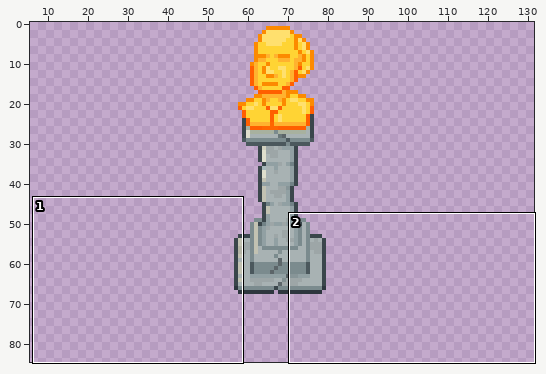
A pixel-art file gets an edit: Assets/Tale and Ale Resources/Events/Golden Shrine.aseprite. The picture above shows the old version from afar; the outline marks the close-up.
Close-up. Before:
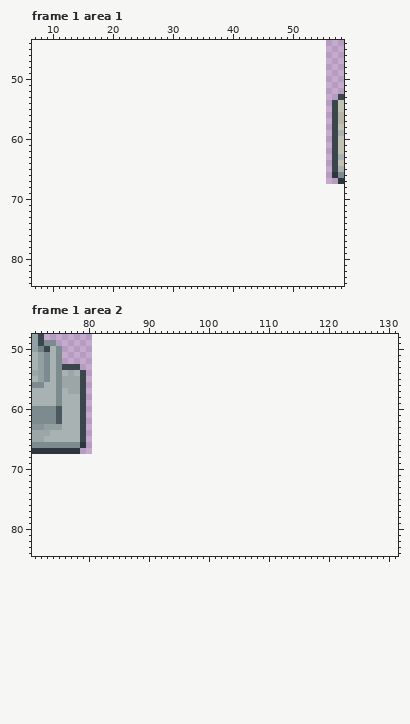
25x68 pixels, 7 frames. Colours within 5 levels of each other are drawn and written as one. Shown: frame 1 area 1: x 7..58, y 44..84; frame 1 area 2: x 71..131, y 48..84. The old version is drawn lined up with the new one, on the new canvas. The wide view leaves out empty margins. The commit also changed other frames or places, which this record leaves out.
The result:
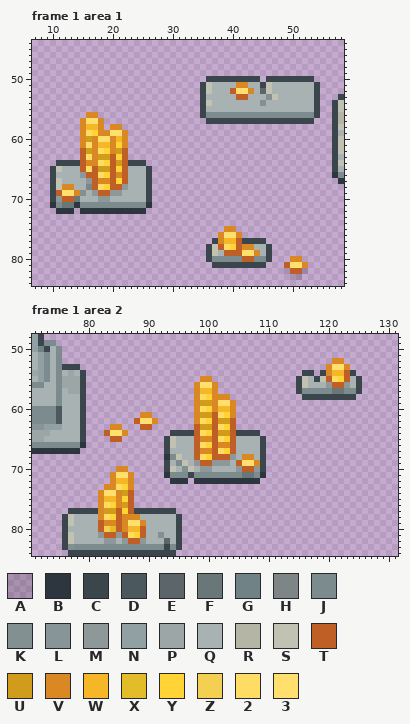
Palette (. is transparent): A #00000026  B #2d363e  C #3a464b  D #4b585d  E #5c6569  F #697779  G #718286  H #7e8587  J #7b8b8e  K #829092  L #879598  M #8f9899  N #91a0a3  P #9da6a7  Q #a8b2b3  R #b5b5a6  S #c2c2b2  T #bf5f25  U #d19b1b  V #da8823  W #f5b727  X #e3bc2a  Y #ffd434  Z #f3d052  2 #ffdd64  3 #ffe06e
Change:
canvas 25x68 -> 132x85, the old top-left corner now at 56,0
Frame 1 area 1:
y 50: x 36..44 ......... -> CCCCCCCCC; x 46..53 ........ -> CCCCCCCC
y 51: x 35..54 .................... -> CSQQQQVVQQCSQQQQQQQC
y 52: x 35..54 .................... -> CSQQQT33VQESQQQQQQQC
y 53: x 35..54 .................... -> CQQQQQTTQQQKSQQQQQQC
y 54: x 35..54 .................... -> CSQQQQQQQQKQQQQQQQQC
y 55: x 35..54 .................... -> CQQQQQQQQQQQQQQQQQQC
y 56: x 16..17 .. -> VV; x 35..54 .................... -> CJJJJJJJJJJJJJJJJJJC
y 57: x 15..18 .... -> V33V; x 36..53 .................. -> CCCCCCCCCCCCCCCCCC
y 58: x 15..18 .... -> VWWV; x 20..21 .. -> VV
y 59: x 15..22 ........ -> V2YVV33V
y 60: x 15..22 ........ -> VUV33VWV
y 61: x 15..22 ........ -> V2VWWVYV
y 62: x 15..22 ........ -> TUV2YVUT
y 63: x 15..22 ........ -> T2VUUTYT
y 64: x 11..25 ............... -> CCCCTVV2YTUTCCC
y 65: x 10..26 ................. -> CSQQQT2TUUTYTQQQC
y 66: x 10..26 ................. -> CQQQQMTT2YTVTQQQC
y 67: x 10..26 ................. -> CSQQQQMTVVTYTQQQC
y 68: x 10..26 ................. -> CSVVQQHT2YTTMQQQC
y 69: x 10..26 ................. -> CT33VKQMTTMMQQQQC
y 70: x 10..26 ................. -> CMTTFQQQMMQQQQQQC
y 71: x 10..26 ................. -> BJFFBJJJJJJJJJJJB
y 72: x 11..13 ... -> BBB; x 15..25 ........... -> BBBBBBBBBBB
y 75: x 39..40 .. -> VV
y 76: x 38..41 .... -> V33V
y 77: x 37..45 ......... -> CVWWTCCCC
y 78: x 36..46 ........... -> CST2YTVVQQC
y 79: x 36..46 ........... -> CSQTTT33VQC
y 80: x 36..46 ........... -> CJJJJJTTJJC; x 50..51 .. -> VV
y 81: x 37..45 ......... -> CCCCCCCCC; x 49..52 .... -> T33V
y 82: x 49..52 .... -> ATTA
y 83: x 50..51 .. -> AA
Frame 1 area 2:
y 52: x 121..122 .. -> VV
y 53: x 120..123 .... -> V33V
y 54: x 116..117 .. -> CC; x 119..124 ...... -> CVWWTC
y 55: x 99..100 .. -> VV; x 115..125 ........... -> CSQCST2YTQC
y 56: x 98..101 .... -> V33V; x 115..125 ........... -> CSQQQMTTMQC
y 57: x 98..101 .... -> VWWV; x 115..125 ........... -> CJJJJJFFJJC
y 58: x 98..103 ...... -> V2YVVV; x 116..124 ......... -> CCCCCCCCC
y 59: x 98..104 ....... -> VUUV33V
y 60: x 98..104 ....... -> V2YVWWV
y 61: x 89..90 .. -> VV; x 98..104 ....... -> VUUT2YV
y 62: x 88..91 .... -> T33V; x 98..104 ....... -> V2YTUUT
y 63: x 84..85 .. -> VV; x 89..90 .. -> TT; x 98..104 ....... -> TUUT2YT
y 64: x 83..86 .... -> T33V; x 94..108 ............... -> CCCCT2YTUUTCCCC
y 65: x 84..85 .. -> TT; x 93..109 ................. -> CSQQQTVVT2YTQQQQC
y 66: x 93..109 ................. -> CSQQQT2YTVVTQQQQC
y 67: x 93..109 ................. -> CQQQQTVVT2YTQQQQC
y 68: x 93..109 ................. -> BJSQQT2YTTTMQVVQC
y 69: x 93..109 ................. -> CQJSQMTTMMMQT33VC
y 70: x 85..86 .. -> VV; x 93..109 ................. -> CSQKSQMMQQQQMTTMC
y 71: x 84..87 .... -> V33V; x 93..109 ................. -> BJJJCJJJJJJJJFFJB
y 72: x 84..87 .... -> VWWV; x 94..96 ... -> BBB; x 98..108 ........... -> BBBBBBBBBBB
y 73: x 83..87 ..... -> VV2YV
y 74: x 82..87 ...... -> V33VUT
y 75: x 82..87 ...... -> VWWVYT
y 76: x 82..87 ...... -> V2YVUT
y 77: x 77..94 .................. -> CCCCCVUUTYTCCCCCCC
y 78: x 76..95 .................... -> CSQQQQV2YTVVVQQQQQQC
y 79: x 76..95 .................... -> CSQQQQTVVTV33VQQQQQC
y 80: x 76..95 .................... -> CQQQQQTZXTVWWTQQQQQC
y 81: x 76..95 .................... -> CSQQQQMTTMT2YTQQKQQC
y 82: x 76..95 .................... -> CSQQQQQMMQMTTMQQQEQC
y 83: x 76..95 .................... -> CKJJJJJJJJJJJJJJJCJC
y 84: x 77..94 .................. -> CCCCCCCCCCCCCCCCCC
Boxes around the changes in both close-ups, in picture pixels (x1, y1, x2, y2):
added: (200, 76, 320, 124)
added: (50, 112, 152, 214)
added: (206, 226, 308, 280)
added: (296, 358, 362, 400)
added: (62, 376, 266, 556)
